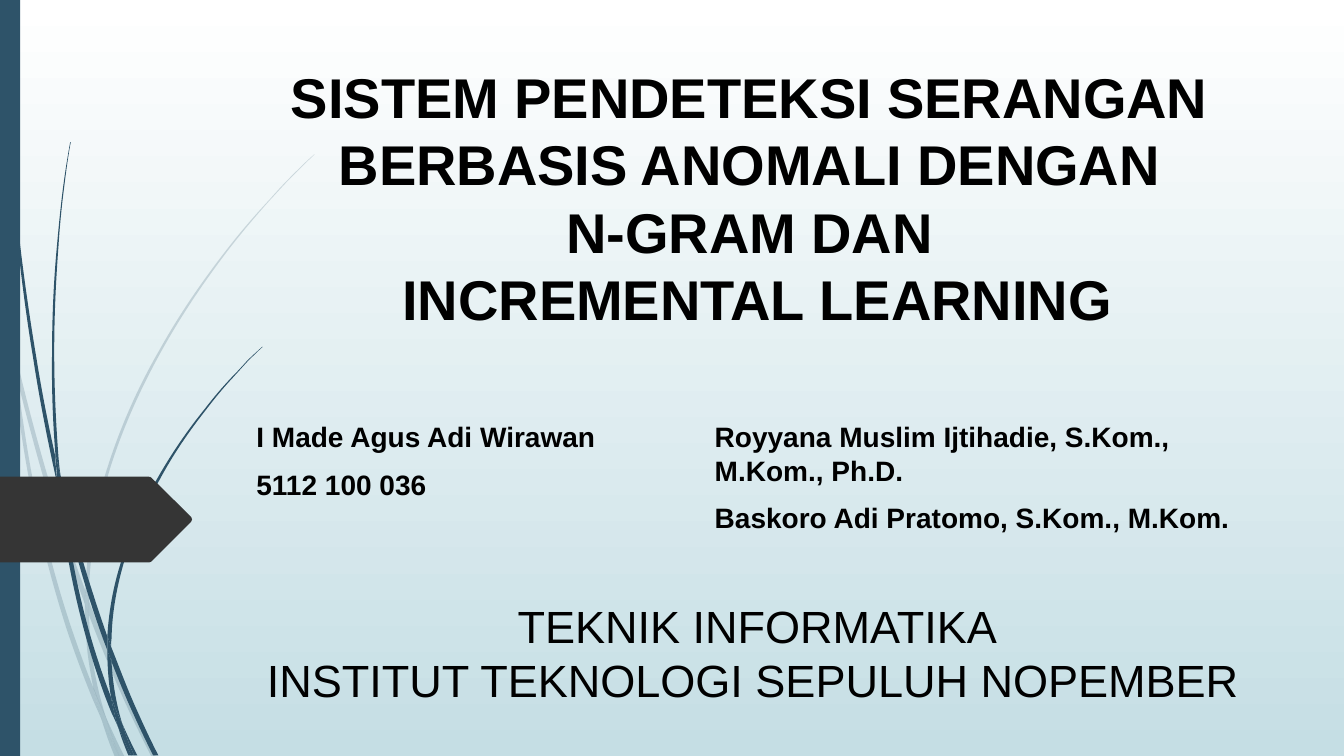
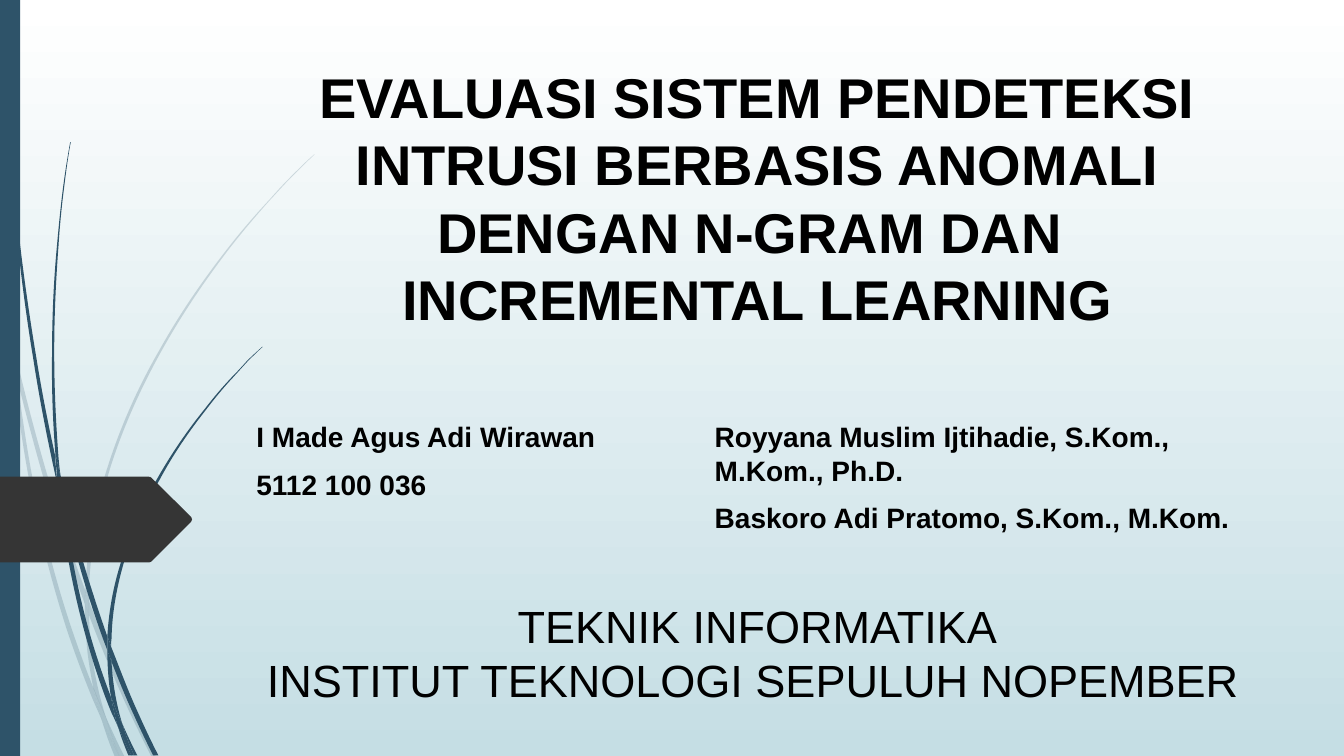
Before and after one commit to agus4171/TA-AJK, a slide deck: slide 1 of TA/5112100036-PPT.pptx. Drawn at 1344x756 pixels with LibreOffice and Linux fonts; fonts in the diff are those of the drawing. Boxes give left, top, right and bottom in pixels: in the first picture for what was removed or moved away, otherwise in the second. Text is boxed around its words. In the diff, an @@ line names an element or a change of style, - is before the commit and + after.

```diff
--- a/TA/5112100036-PPT.pptx
+++ b/TA/5112100036-PPT.pptx
@@ title at [319,79,1194,321]: text changed @@
-SISTEM PENDETEKSI SERANGAN
-BERBASIS ANOMALI DENGAN
-N-GRAM DAN
-INCREMENTAL LEARNING
+EVALUASI SISTEM PENDETEKSI INTRUSI BERBASIS ANOMALI DENGAN N-GRAM DAN
+INCREMENTAL LEARNING
```
Also in this commit, not shown: 5 other slides changed, 6 slides removed, 17 other files.
